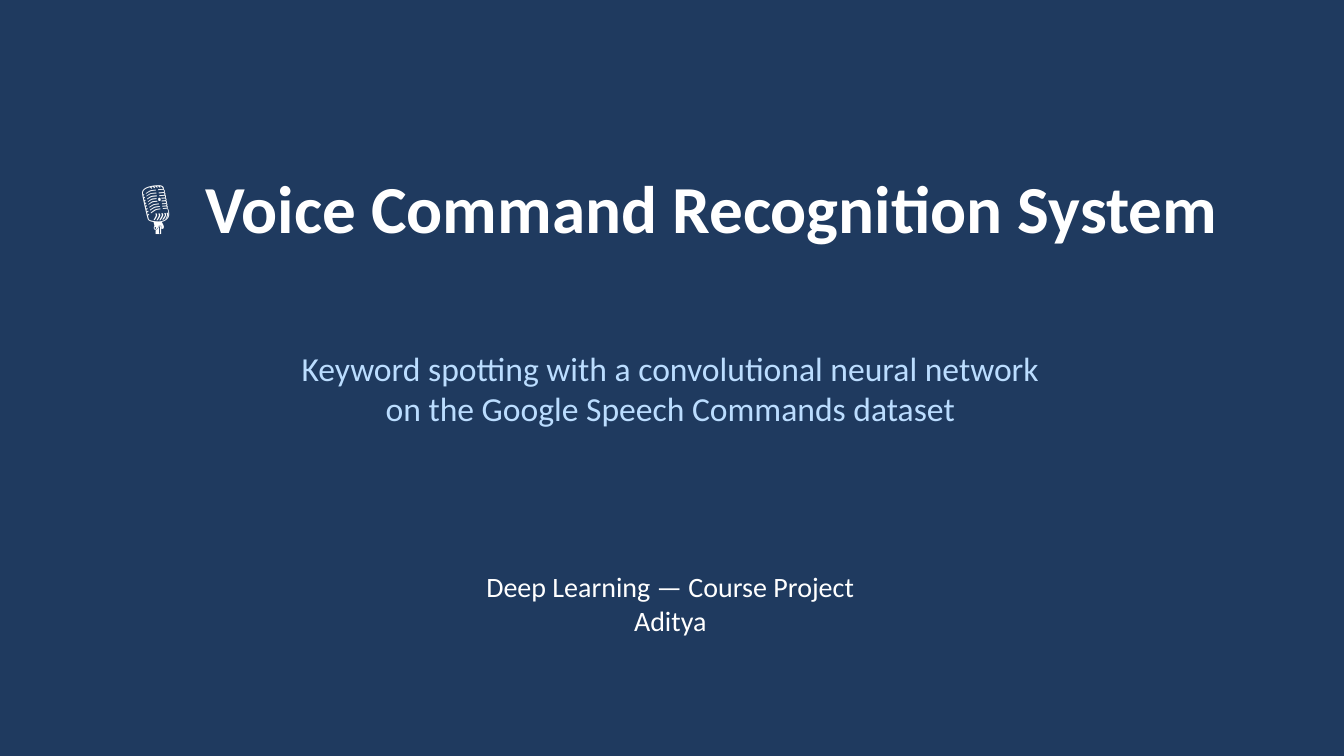
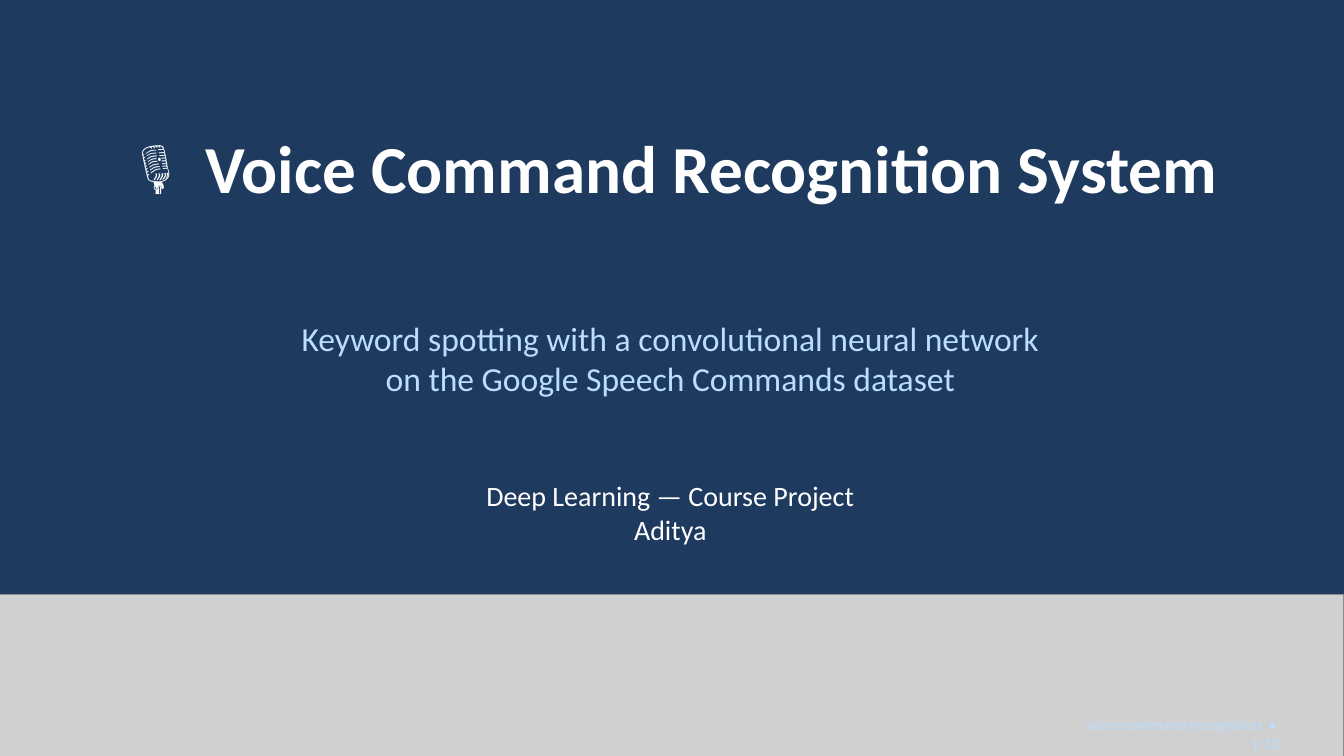
Before and after one commit to idityaGE/voice-command-recognition, a slide deck: slide 1 of presentation/voice_command_recognition.pptx. Drawn at 1344x756 pixels with LibreOffice and Linux fonts; fonts in the diff are those of the drawing; grey boxes stand for pictures. Boxes give left, top, right and bottom in pixels: in the first picture for what was removed or moved away, otherwise in the second. Text is boxed around its words. In the diff, an @@ line names an element or a change of style, - is before the commit and + after.

```diff
--- a/presentation/voice_command_recognition.pptx
+++ b/presentation/voice_command_recognition.pptx
@@ text "🎙️ Voice Command Recognition System" moved from (x1=205, y1=185, x2=1217, y2=245) to (x1=205, y1=145, x2=1217, y2=205) @@
@@ text "Keyword spotting with a convolutional ..." moved from (x1=302, y1=357, x2=1039, y2=427) to (x1=302, y1=327, x2=1039, y2=397) @@
@@ text "Deep Learning — Course Project ..." moved from (x1=486, y1=577, x2=853, y2=636) to (x1=486, y1=486, x2=853, y2=545) @@
@@ picture added at (x1=0, y1=595, x2=1344, y2=756) @@
```
Also in this commit, not shown: 12 other slides changed, 6 other files.
